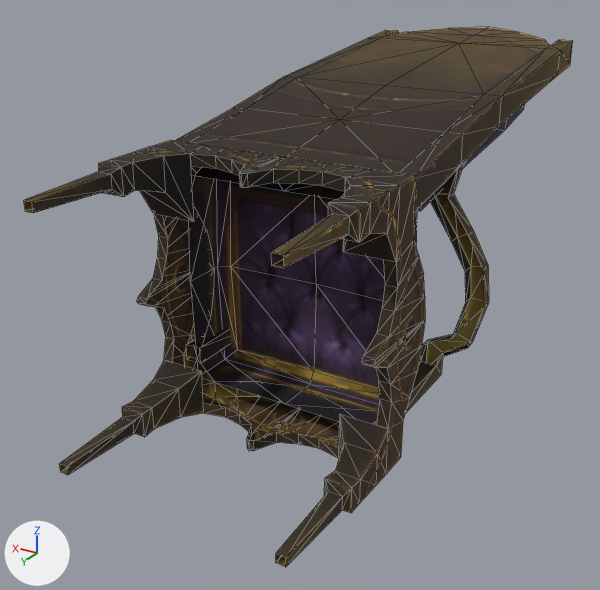
The OBJ model sceneobjs/huodong_fuben_647/huodong_fuben_647_jiaju01.obj as it was, and as the next commit left it.
The view is the same before and after, from a camera (50 mm lens) standing at (-50.8, 54.1, 36.8) and looking at (5.8, -40.2, -10.3). Lighting does not change. The marker at lower left points along +X, +Y and +Z. Mesh edges are drawn as thin lines. Where no turn or scale is listed for an object, it has been applied to the vertices.

Script lines for the objects in view, before the commit:
```python
me_huodong_fuben_647_jiaju01 = bpy.data.meshes.new('huodong_fuben_647_jiaju01')
me_huodong_fuben_647_jiaju01.from_pydata(...)  # 472 vertices, 724 faces; spans x -21.6..21.6, y -95.9..-1.7, z -22.3..22.3
me_huodong_fuben_647_jiaju01.materials.append(mat_material_1)  # picture img_huodong_fuben_647_jiaju01_png
ob_huodong_fuben_647_jiaju01 = bpy.data.objects.new('huodong_fuben_647_jiaju01', me_huodong_fuben_647_jiaju01)
ob_huodong_fuben_647_jiaju01.location = (0.0, 0.0, 0.0)
```
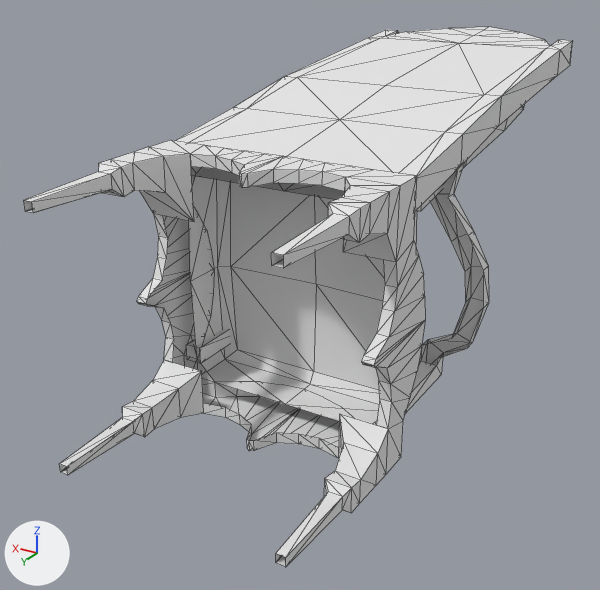
What changed in the scene script:
```text
Add mat_material_1_1:
    mat_material_1_1 = principled_material('material_1')
    mat_material_1_1.base_color = (0.8, 0.8, 0.8)  # white #e7e7e7
    mat_material_1_1.roughness = 1.0
Change me_huodong_fuben_647_jiaju01:
    where me_huodong_fuben_647_jiaju01.from_pydata(...)  # 472 vertices, 724 faces; spans x -21.6..21.6, y -95.9..-1.7, z -22.3..22.3
    remove me_huodong_fuben_647_jiaju01.materials.append(mat_material_1)  # picture img_huodong_fuben_647_jiaju01_png
    add me_huodong_fuben_647_jiaju01.materials.append(mat_material_1_1)  # white #e7e7e7
```

Location of each change, [x1, y1, x2, y2] in pixels of the pictures (600 x 590 px):
'huodong_fuben_647_jiaju01', recoloured: [24, 27, 573, 567] in both
